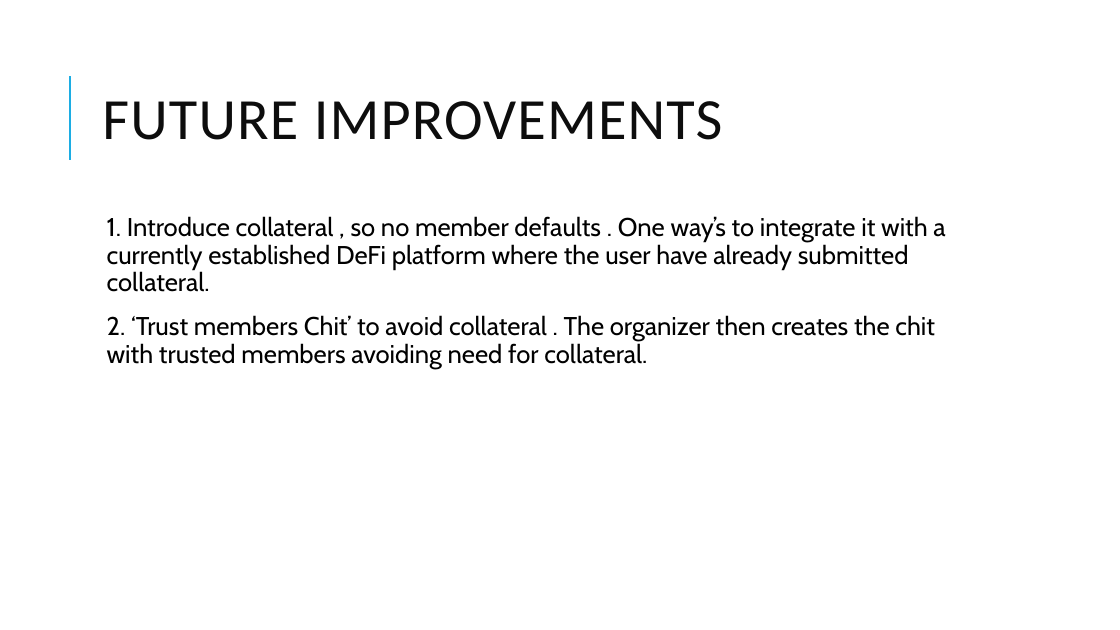
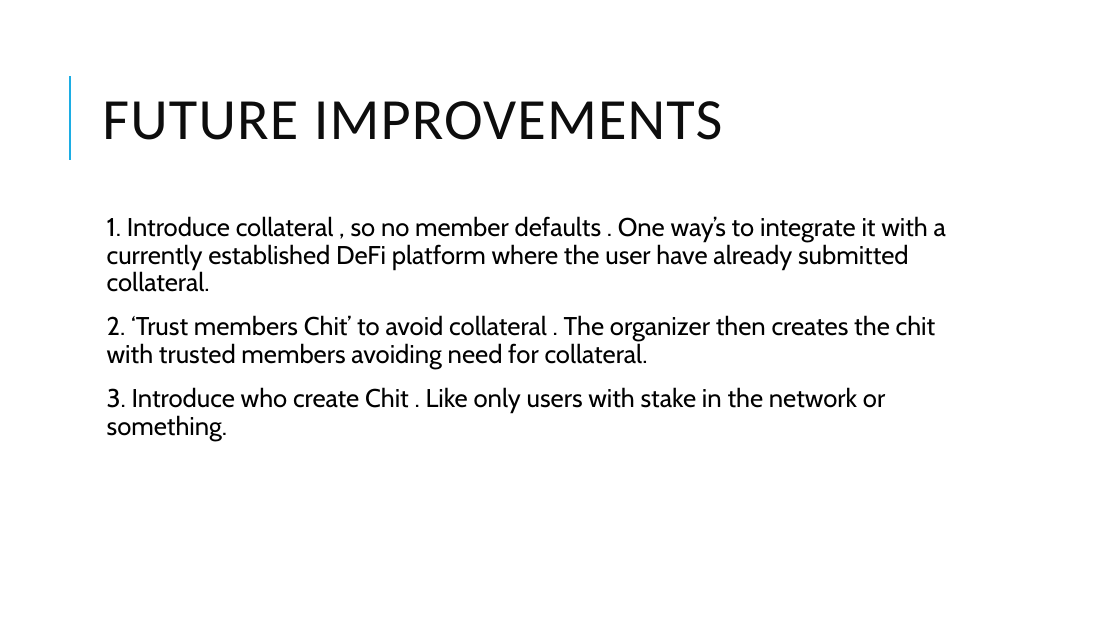
Before and after one commit to Harman-singh-waraich/Chit-Fund, a slide deck: slide 5 of Chit Fund.pptx. Drawn at 1120x630 pixels with LibreOffice and Linux fonts; fonts in the diff are those of the drawing. Boxes give left, top, right and bottom in pixels: in the first picture for what was removed or moved away, otherwise in the second. Text is boxed around its words. In the diff, an @@ line names an element or a change of style, - is before the commit and + after.

```diff
--- a/Chit Fund.pptx
+++ b/Chit Fund.pptx
@@ text at [107,387,885,441]: paragraph added @@
+  3. Introduce who create Chit . Like only users with stake in the network or something.
```
Also in this commit, not shown: 1 other slide changed.
